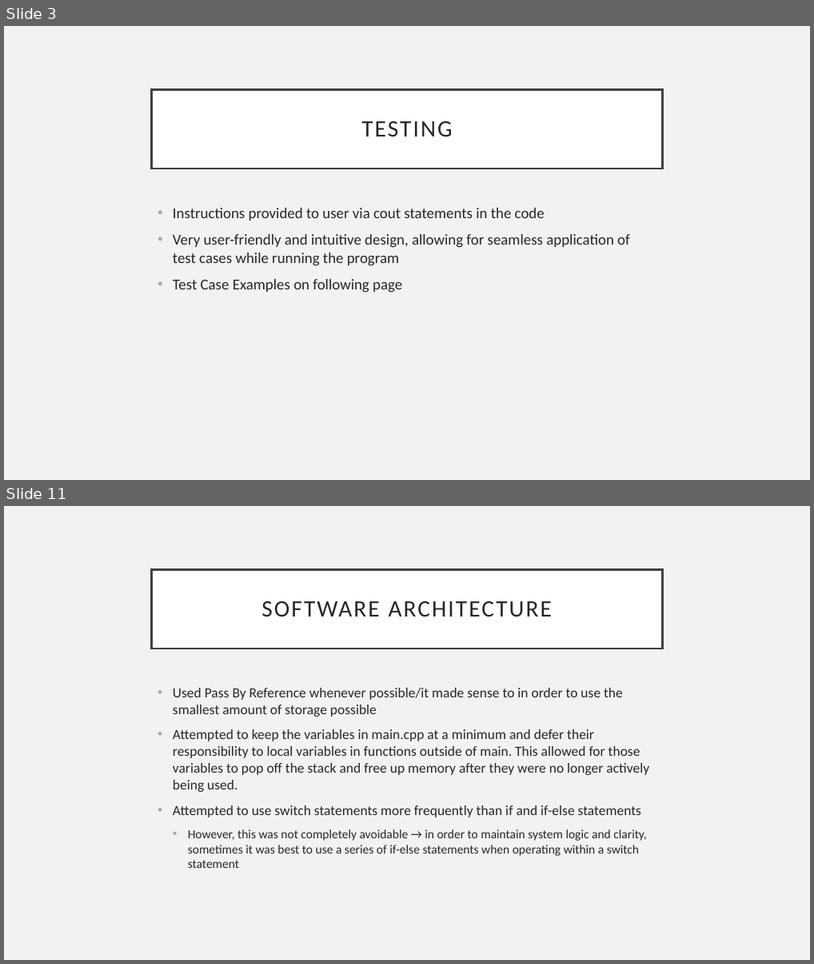
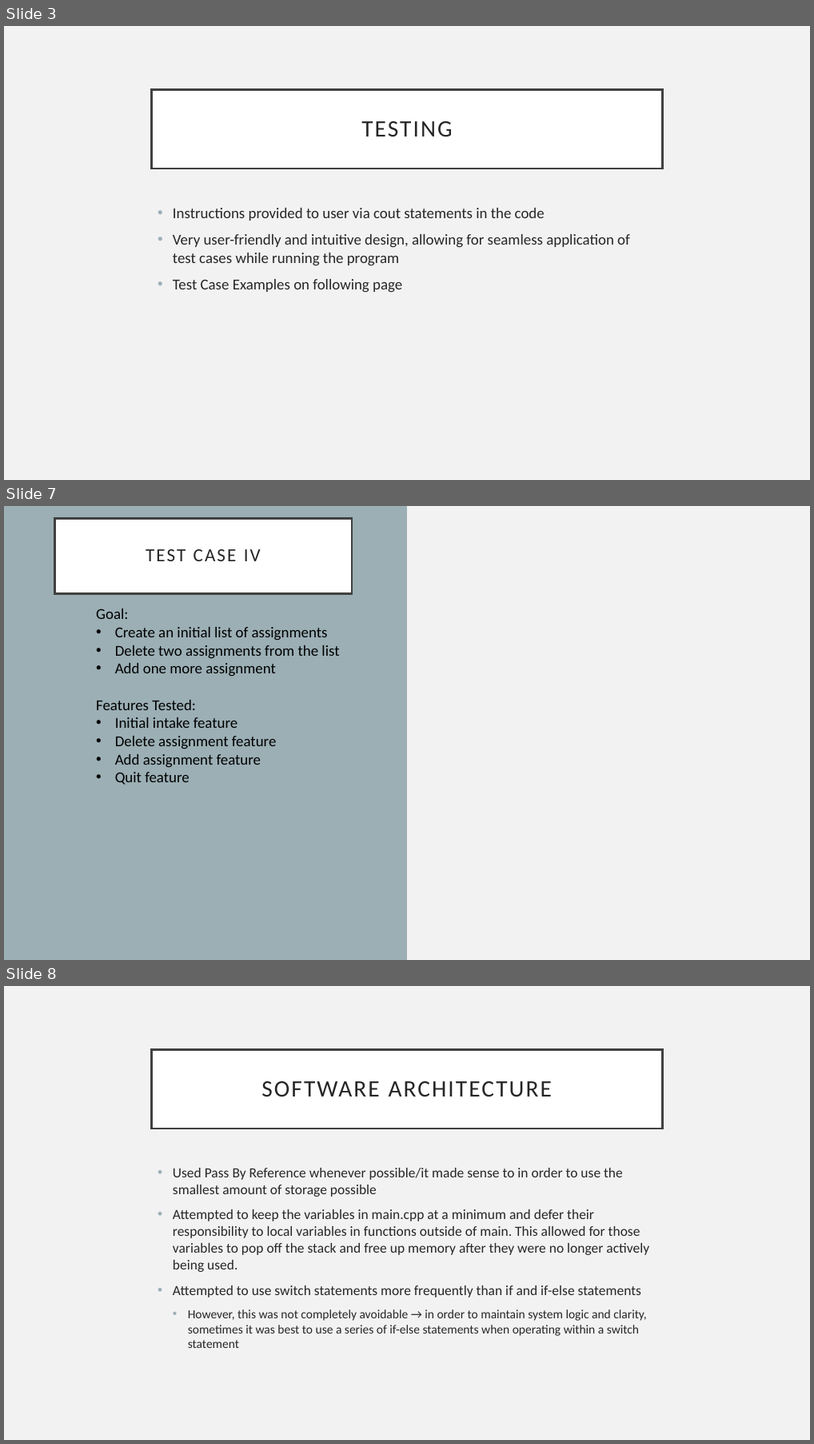
Before and after one commit to kylawilson/EC327FinalProject, a slide deck: doc/ProjectArchitecture.pptx. Shown one above the other, each under a label of ours: slides 3 and 11 before the commit, slides 3, 7 and 8 after it; the slides between them are not shown. The pictures are 814x964 and 814x1444 pixels, drawn with LibreOffice and Linux fonts; fonts in the diff are those of the drawing. Boxes give left, top, right and bottom in pixels: in the first picture for what was removed or moved away, otherwise in the second. Text is boxed around its words. In the diff, an @@ line names an element or a change of style, - is before the commit and + after.

```diff
--- a/doc/ProjectArchitecture.pptx
+++ b/doc/ProjectArchitecture.pptx
@@ slide 7 added at [4,506,810,960], background #F2F2F2 @@
@@ rectangle added at [4,506,407,960], fill #9BAFB5 @@
@@ title added at [55,518,353,593], fill #FFFFFF, outline #404040 2.5 pt, 22 pt, text #262626 @@
+TEST CASE IV
@@ text added at [96,608,339,784], 18 pt, text #000000 @@
+Goal:
+• Create an initial list of assignments
+• Delete two assignments from the list
+• Add one more assignment
+Features Tested:
+• Initial intake feature
+• Delete assignment feature
+• Add assignment feature
+• Quit feature
@@ what was slide 11 is now slide 8 @@
```
Also in this commit, not shown: 3 other slides added, 7 slides removed.
